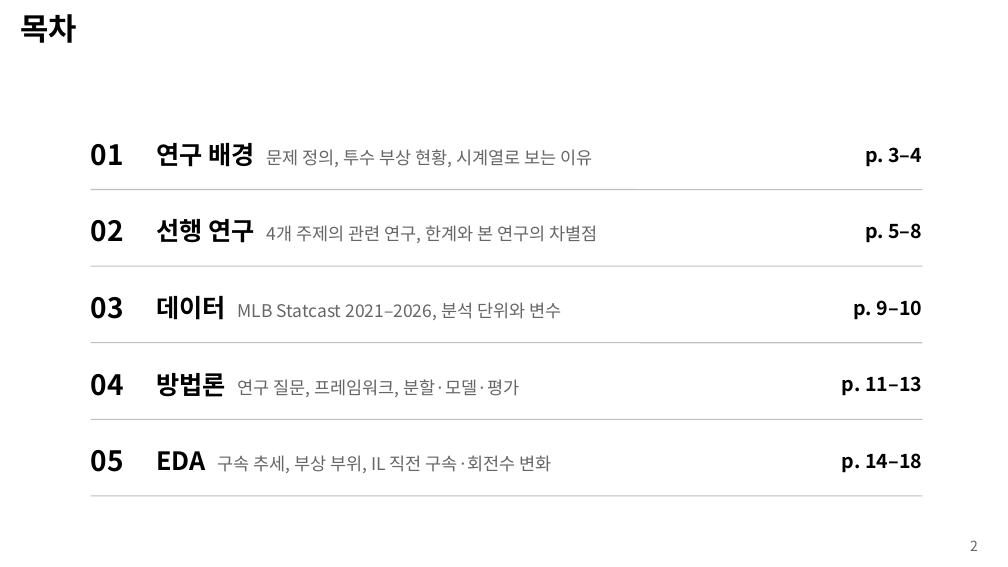
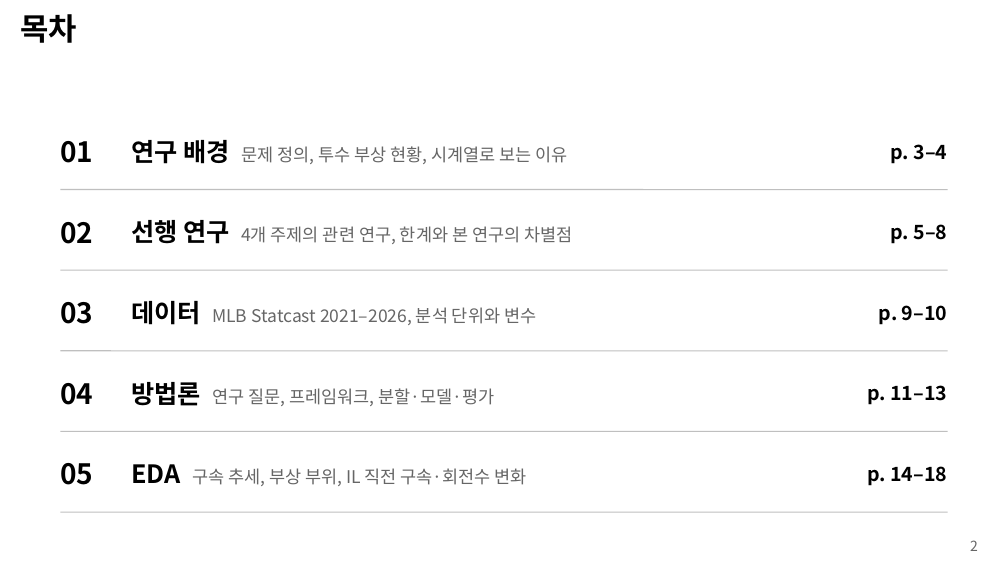
Before and after one commit to chirisjmmm/timeseries, a slide deck: slide 2 of presentation/투수부상_조기경보_제안발표_KO.pptx. Drawn at 1008x567 pixels with LibreOffice and Linux fonts; fonts in the diff are those of the drawing; background and template pictures are left out. Boxes give left, top, right and bottom in pixels: in the first picture for what was removed or moved away, otherwise in the second. Text is boxed around its words. In the diff, an @@ line names an element or a change of style, - is before the commit and + after.

```diff
--- a/presentation/투수부상_조기경보_제안발표_KO.pptx
+++ b/presentation/투수부상_조기경보_제안발표_KO.pptx
@@ text "01" moved from (x1=91, y1=144, x2=124, y2=166) to (x1=60, y1=141, x2=93, y2=163) @@
@@ text "연구 배경 문제 정의, 투수 ..." moved from (x1=156, y1=143, x2=593, y2=167) to (x1=131, y1=140, x2=567, y2=164) @@
@@ text "p. 3–4" moved from (x1=865, y1=147, x2=922, y2=167) to (x1=890, y1=144, x2=948, y2=164) @@
@@ text "02" moved from (x1=91, y1=220, x2=124, y2=242) to (x1=60, y1=222, x2=93, y2=244) @@
@@ line moved from (91, 190) - (922, 190) to (60, 190) - (948, 190) @@
@@ text "선행 연구 4개 주제의 관련 ..." moved from (x1=156, y1=219, x2=597, y2=243) to (x1=131, y1=220, x2=572, y2=244) @@
@@ text "p. 5–8" moved from (x1=865, y1=223, x2=922, y2=243) to (x1=890, y1=224, x2=948, y2=244) @@
@@ text "03" moved from (x1=91, y1=297, x2=124, y2=319) to (x1=60, y1=302, x2=93, y2=324) @@
@@ line moved from (91, 266) - (922, 266) to (60, 270) - (948, 270) @@
@@ text "데이터 MLB Statcast 2021–2026, 분석 ..." moved from (x1=156, y1=296, x2=561, y2=320) to (x1=131, y1=301, x2=536, y2=325) @@
@@ text "p. 9–10" moved from (x1=854, y1=300, x2=922, y2=320) to (x1=879, y1=305, x2=947, y2=325) @@
@@ line moved from (91, 343) - (922, 343) to (60, 351) - (948, 351) @@
@@ text "04" moved from (x1=91, y1=374, x2=124, y2=396) to (x1=60, y1=383, x2=93, y2=405) @@
@@ text "방법론 연구 질문, 프레임워크, 분할·모델·평가" moved from (x1=156, y1=373, x2=520, y2=397) to (x1=131, y1=382, x2=494, y2=406) @@
@@ text "p. 11–13" moved from (x1=842, y1=376, x2=922, y2=396) to (x1=867, y1=385, x2=947, y2=405) @@
@@ text "05" moved from (x1=91, y1=450, x2=124, y2=472) to (x1=60, y1=463, x2=93, y2=485) @@
@@ line moved from (91, 419) - (922, 419) to (60, 431) - (948, 431) @@
@@ text "EDA 구속 추세, 부상 부위, ..." moved from (x1=156, y1=451, x2=552, y2=473) to (x1=131, y1=464, x2=527, y2=486) @@
@@ text "p. 14–18" moved from (x1=842, y1=453, x2=922, y2=473) to (x1=867, y1=466, x2=947, y2=486) @@
@@ line moved from (91, 496) - (922, 496) to (60, 512) - (948, 512) @@
```
Also in this commit, not shown: 16 other slides changed, 1 slide added, 16 other files.
